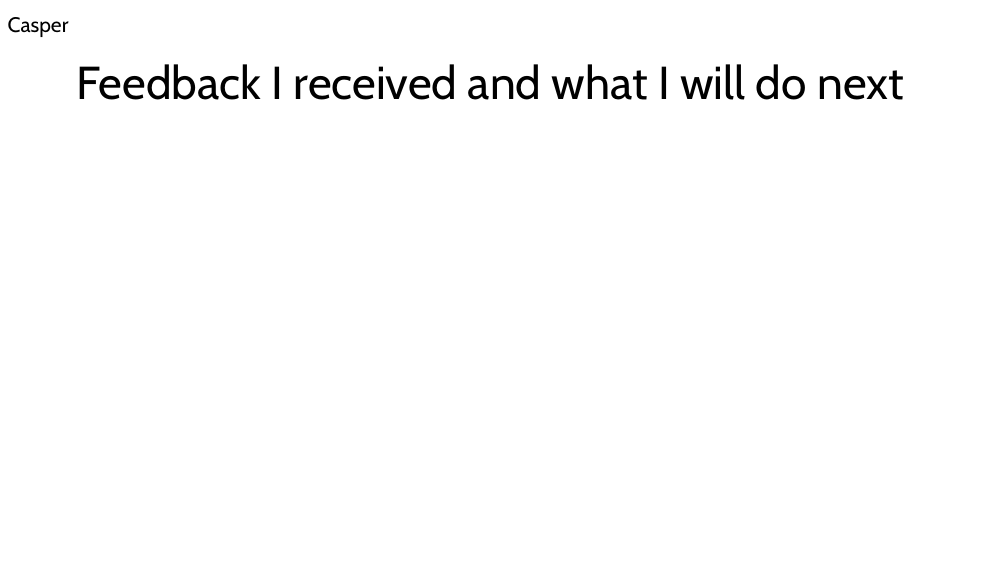
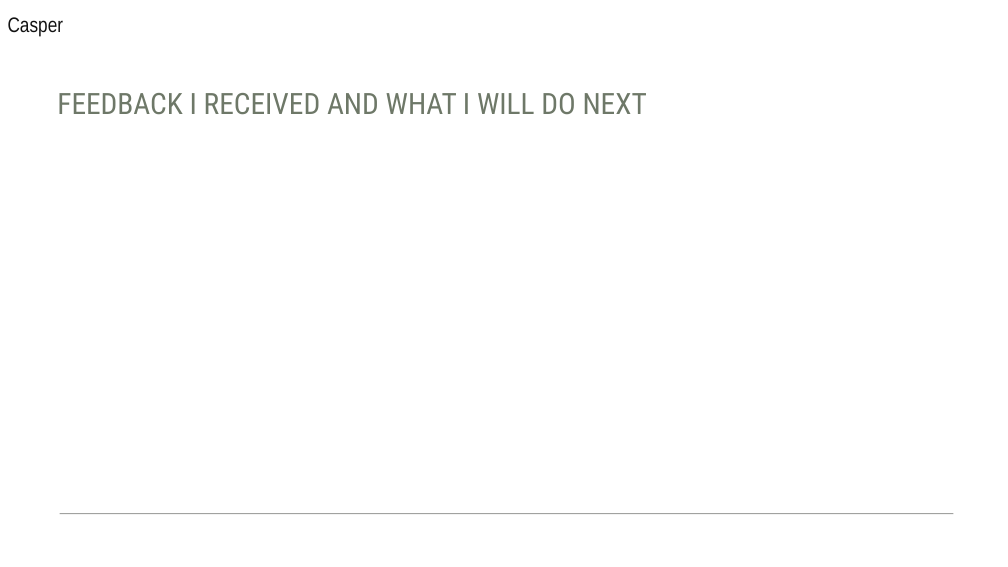
Before and after one commit to ginassadauskas/Project5Group1, a slide deck: slide 13 of peer assessment/interm peer assessment oct 26.pptx. Drawn at 1008x567 pixels with LibreOffice and Linux fonts; fonts in the diff are those of the drawing. Boxes give left, top, right and bottom in pixels: in the first picture for what was removed or moved away, otherwise in the second. Text is boxed around its words. In the diff, an @@ line names an element or a change of style, - is before the commit and + after.

Commit message:
FeedbackSlides

```diff
--- a/peer assessment/interm peer assessment oct 26.pptx
+++ b/peer assessment/interm peer assessment oct 26.pptx
@@ text "Casper" at [8,17,64,37]: font Cabin to Arial Narrow, text colour #000000 to #131313 @@
@@ title "FEEDBACK I RECEIVED AND WHAT ..." at [57,93,647,114]: vertical alignment middle to bottom @@
@@ title at [57,93,647,114]: text changed; size 44 to 28 pt; font Cabin to Roboto Condensed; text colour #000000 to #6E7868 @@
-Feedback I received and what I will do next
+FEEDBACK I RECEIVED AND WHAT I WILL DO NEXT
@@ line added from (954, 513) to (60, 513), #444742 1 pt @@
```
Also in this commit, not shown: 12 other slides changed, 1 other file.
